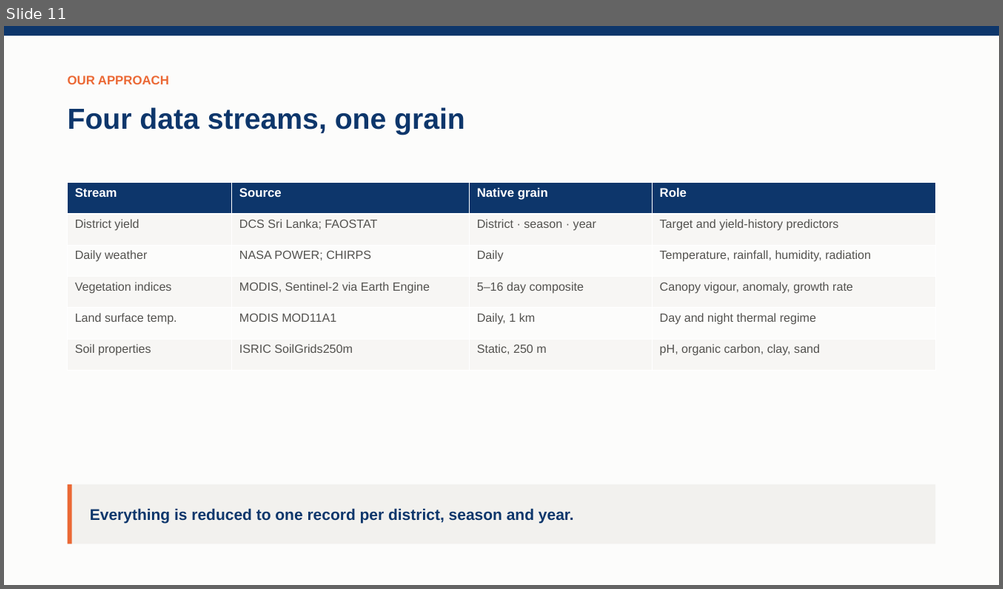
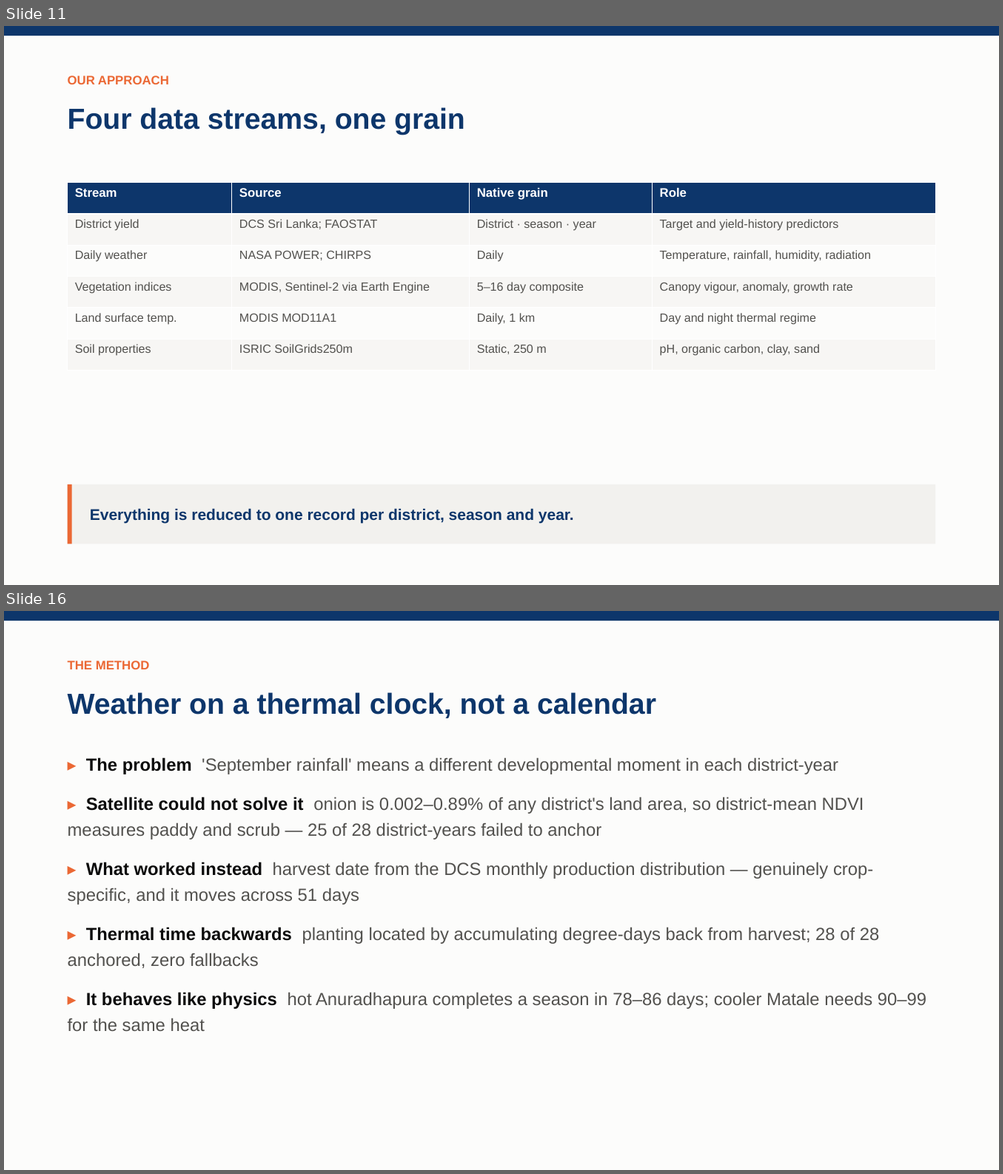
Before and after one commit to Arkambish/AgroAI, a slide deck: outputs/Final_Presentation_AgroAI.pptx. Shown one above the other, each under a label of ours: slide 11 before the commit, slides 11 and 16 after it; the slides between them are not shown. The pictures are 1003x589 and 1003x1174 pixels, drawn with LibreOffice and Linux fonts; fonts in the diff are those of the drawing. Boxes give left, top, right and bottom in pixels: in the first picture for what was removed or moved away, otherwise in the second. Text is boxed around its words. In the diff, an @@ line names an element or a change of style, - is before the commit and + after.

```diff
--- a/outputs/Final_Presentation_AgroAI.pptx
+++ b/outputs/Final_Presentation_AgroAI.pptx
@@ slide 16 added at <box>4,611,999,1170</box>, background #FCFCFB @@
@@ rectangle added at <box>4,611,999,621</box>, fill #0D366B @@
@@ text added at <box>68,661,150,669</box>, 12 pt, text #EB6834, bold @@
+THE METHOD
@@ text added at <box>68,692,656,718</box>, 28 pt, text #0D366B, bold @@
+Weather on a thermal clock, not a calendar
@@ text added at <box>68,758,926,1031</box>, 17 pt, text #52514E @@
+▸ The problem 'September rainfall' means a different developmental moment in each district-year
+▸ Satellite could not solve it onion is 0.002–0.89% of any district's land area, so district-mean NDVI measures paddy and scrub — 25 of 28 district-years failed to anchor
+▸ What worked instead harvest date from the DCS monthly production distribution — genuinely crop-specific, and it moves across 51 days
+▸ Thermal time backwards planting located by accumulating degree-days back from harvest; 28 of 28 anchored, zero fallbacks
+▸ It behaves like physics hot Anuradhapura completes a season in 78–86 days; cooler Matale needs 90–99 for the same heat
```
Also in this commit, not shown: 9 slides changed, 12 other slides added, 13 slides removed, 46 other files.
